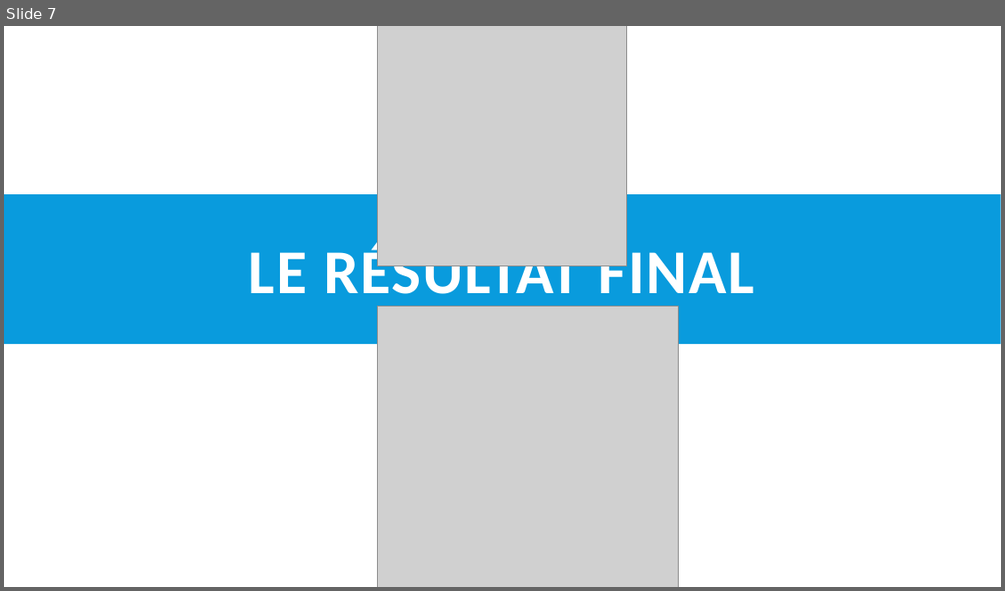
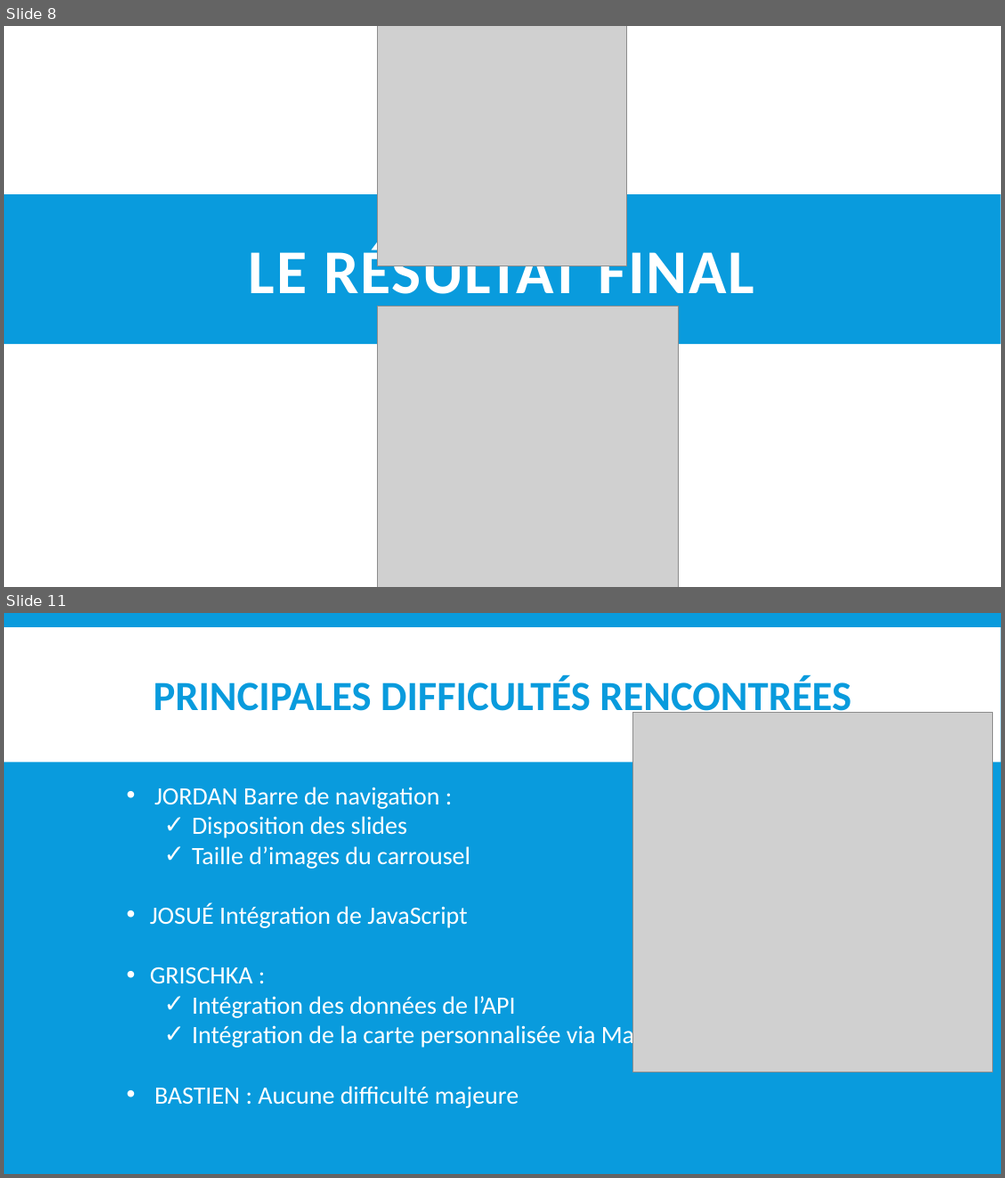
Before and after one commit to GrischK/EuroVelo-5, a slide deck: Ressources/Présentation Projet/Vélodyssée.pptx. Shown one above the other, each under a label of ours: slide 7 before the commit, slides 8 and 11 after it; the slides between them are not shown. The pictures are 1005x591 and 1005x1178 pixels, drawn with LibreOffice and Linux fonts; fonts in the diff are those of the drawing; grey boxes stand for pictures. Boxes give left, top, right and bottom in pixels: in the first picture for what was removed or moved away, otherwise in the second. Text is boxed around its words. In the diff, an @@ line names an element or a change of style, - is before the commit and + after.

```diff
--- a/Ressources/Présentation Projet/Vélodyssée.pptx
+++ b/Ressources/Présentation Projet/Vélodyssée.pptx
@@ slide 11 added at [4,613,1001,1174], background #099BDD @@
@@ rectangle added at [4,627,1001,762], fill #FFFFFF @@
@@ title added at [154,675,851,721], 40 pt, text #099BDD, bold @@
+PRINCIPALES DIFFICULTÉS RENCONTRÉES
@@ picture added at [633,713,993,1072] @@
@@ text added at [150,787,685,1108], 24 pt, text #FFFFFF @@
+• JORDAN Barre de navigation :
+  ✓ Disposition des slides
+  ✓ Taille d’images du carrousel
+• JOSUÉ Intégration de JavaScript
+• GRISCHKA :
+  ✓ Intégration des données de l’API
+  ✓ Intégration de la carte personnalisée via MapBox
+• BASTIEN : Aucune difficulté majeure
@@ what was slide 7 is now slide 8 @@
```
Also in this commit, not shown: 7 slides changed, 3 other slides added, 2 slides removed.
